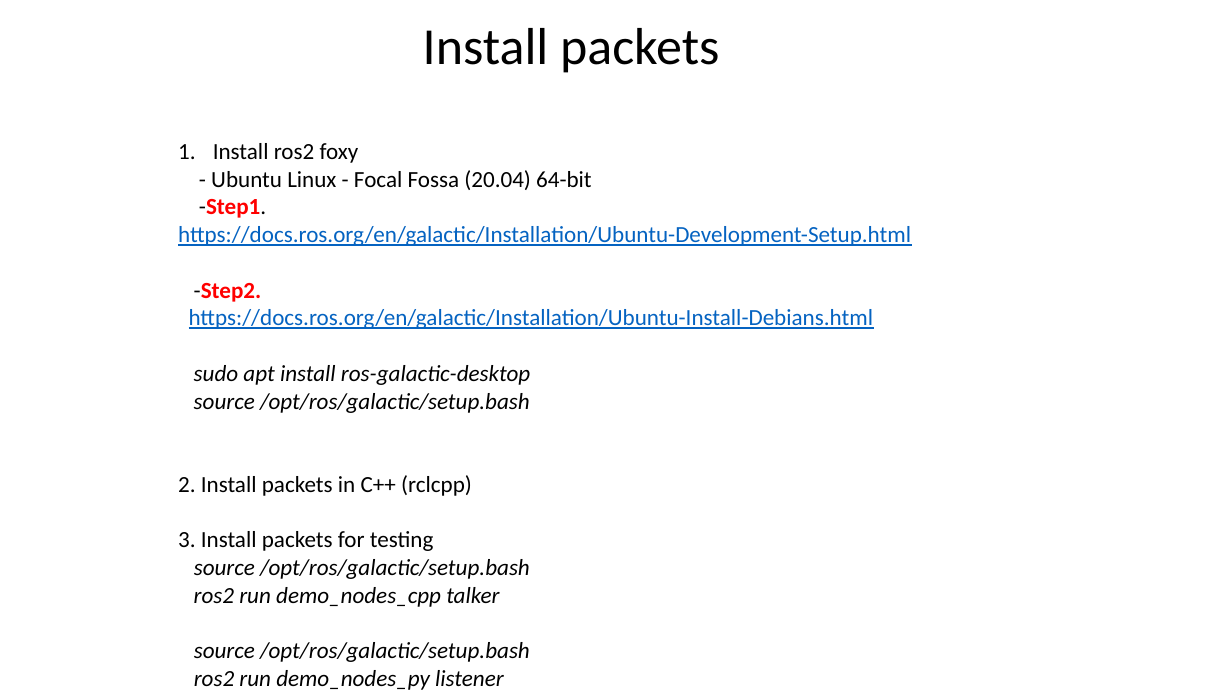
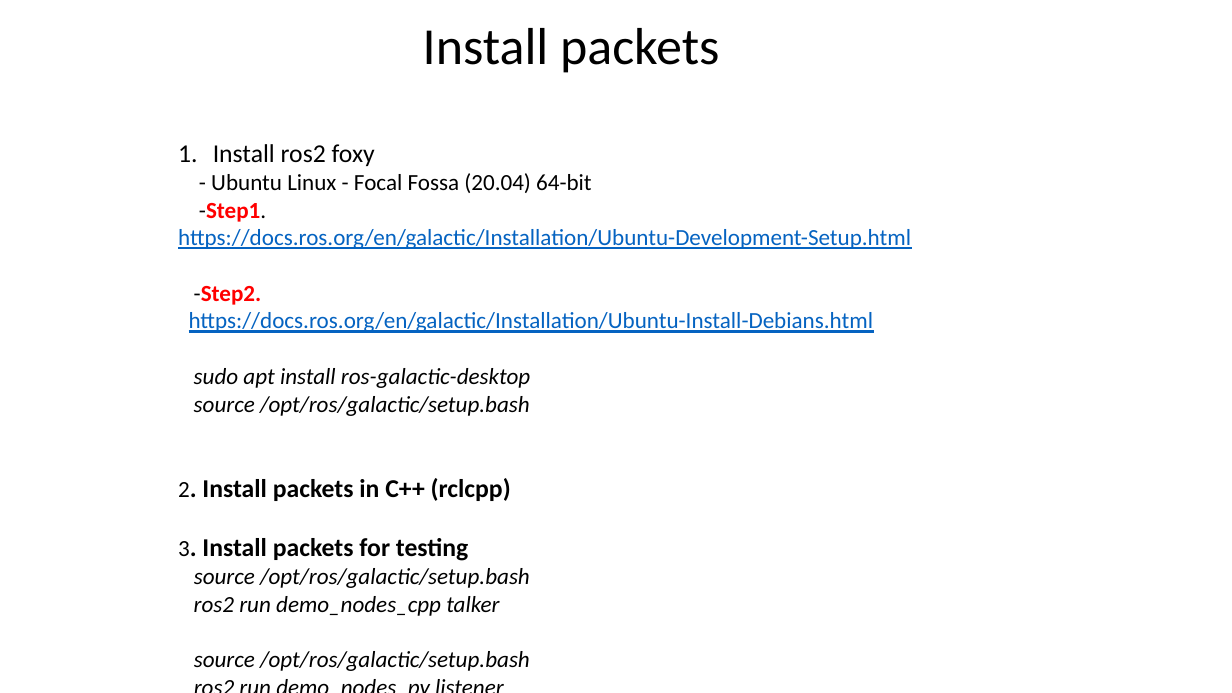
Before and after one commit to letrthong/ros2, a slide deck: slide 4 of ros2.pptx. Drawn at 1232x693 pixels with LibreOffice and Linux fonts; fonts in the diff are those of the drawing. Boxes give left, top, right and bottom in pixels: in the first picture for what was removed or moved away, otherwise in the second. Text is boxed around its words. In the diff, an @@ line names an element or a change of style, - is before the commit and + after.

```diff
--- a/ros2.pptx
+++ b/ros2.pptx
@@ text at (178,144,511,561): size 18 to 20 pt in "Install ros2 foxy", "2. Install packets in C++ (rclcpp)", "3. Install packets for testing"; bold on in "2. Install packets in C++ (rclcpp)", "3. Install packets for testing" @@
```
Also in this commit, not shown: 2 other slides changed, 1 other file.
